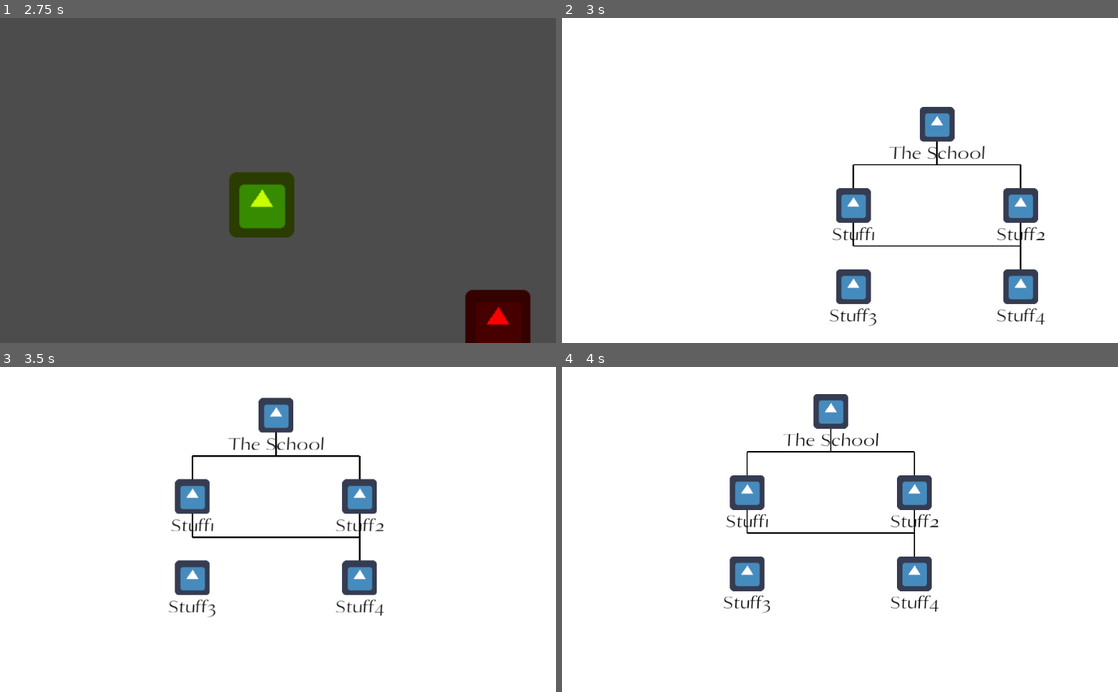
Above: before the commit, frames 1-4 (two rows, left to right).
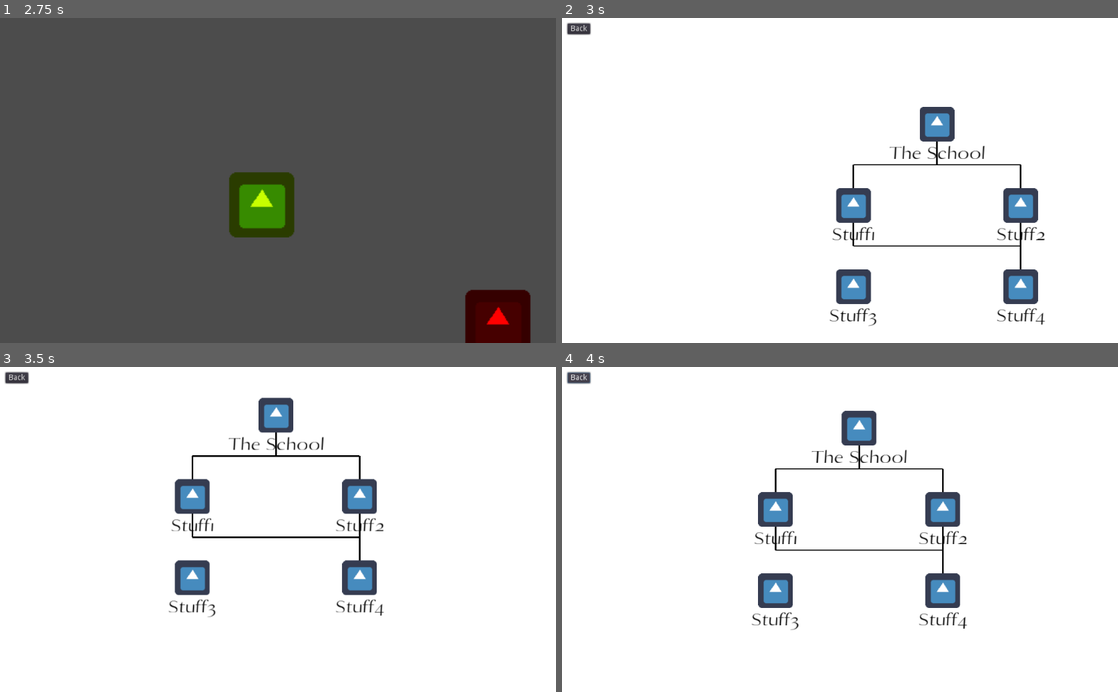
Above: after the commit, the same moments.

Repository: AndreMoukarzel/Grana-Preta
Game: Godot game, scene res://OpeningMenu.tscn
Two runs of this game, one before a commit and one after it. Both use one fixed random seed, a clock stepped at 60 frames per second and the inputs below. The engine's default icon, where the game draws it, is replaced by a stand-in: a white triangle on a blue panel in a dark square.
Inputs (mouse positions are in pixels of both pictures, inside the frame that each line leads up to):
- Up to frame 1 (2.75 s): tap Enter at 0.5 s; move the mouse to (400, 164) at 0.52 s; press the mouse at (400, 164) at 0.53 s; release the mouse at (400, 164) at 1.25 s; tap Space at 1.25 s; drag from (166, 196) to (250, 245) at 1.27 s; move the mouse to (333, 109) at 2.02 s; press the mouse at (333, 109) at 2.03 s
- Up to frame 2 (3 s): release the mouse at (895, 109) at 2.75 s; click (823, 203) at 2.75 s
- Up to frame 3 (3.5 s): no input
- Up to frame 4 (4 s): click (578, 376) at 3.5 s, where only the run after the commit has a clickable "Back"

Frame 1 is identical in both runs. In frame 2, 0.2% of the frame differs, in the area x 0-6%, y 1-6%; in frame 3, 0.2%; in frame 4, 8.1%, in the area x 0-73%, y 1-81%.

Commit message:
Add temporary save that identifies lesson, subject and theme completion

Diff:
--- /dev/null
+++ b/Save.gd
@@ -0,0 +1,191 @@
+extends Node
+
+var completed_lessons = []
+var completed_subjects = []
+var completed_themes = []
+
+func save():
+	var themes_completed = []
+	var subjects_completed = []
+	var lessons_completed = []
+	var questions_failed = []
+	var questions_failed_time = []
+	var money = 0
+#	var total_units = []
+#	# O vetor abaixo indica o tamanho do vetor de armas,
+#	# sequencialmente, para cada unidade do vetor de
+#	# unidades total, e o vetor de armas total tem todas
+#	# as armas sequencialmente, na ordem do total_units
+#	var weapons_vector_size_per_unit = []
+#	var total_weapons = []
+#	var items_vector_size_per_unit = []
+#	var total_items = []
+#
+#	var i = 0
+#	for unit in units_vector:
+#		if unit == null:
+#			units_vector.remove(i)
+#		else:
+#			total_units.append(unit)
+#		i += 1
+#	for unit in barracks:
+#		total_units.append(unit)
+#
+#	for unit in total_units:
+#		for weapon in unit.wpn_vector:
+#			total_weapons.append(weapon)
+#		for item in unit.item_vector:
+#			total_items.append(item)
+#
+#	var units = []
+#	var weapons = []
+#	var items = []
+#
+#	var storage_weapons = []
+#	var storage_items = []
+#
+#	for unit in total_units:
+#		# O numero de armas e items de cada unidade esta guardado ai mesmo
+#		units.append( { id = unit.id, level = unit.level, wpn_num = unit.wpn_vector.size(), item_num = unit.item_vector.size() })
+#	for weapon in total_weapons:
+#		weapons.append( { id = weapon.id, durability = weapon.durability })
+#	for item in total_items:
+#		items.append( { id = item.id, amount = item.amount })
+#
+#	print("Storage weapons:")
+#	print(storage_wpn)
+#	for weapon in storage_wpn:
+#		storage_weapons.append( { id = weapon.id, durability = weapon.durability })
+#	print("Storage items:")
+#	print(storage_itm)
+#	for item in storage_itm:
+#		storage_items.append( { id = item.id, amount = item.amount })
+#
+#	# Begin dictionary
+#	var savedict = {
+#		first_play = first_play,
+#		stage = stage,
+#		quesha = quesha,
+#		victory = victory,
+#
+#		active_units_size = units_vector.size(),
+#		barracks_units_size = barracks.size(),
+#
+#		units = units,
+#		weapons = weapons,
+#		items = items,
+#
+#		storage_weapons = storage_weapons,
+#		storage_items = storage_items
+#		}
+#
+#	return savedict
+
+
+
+#func save_game():
+#	var savegame = File.new()
+#	var savedata = save()
+#	savegame.open("user://savegame.save", File.WRITE)
+#	savegame.store_line(savedata.to_json())
+#	savegame.close()
+#
+#
+#func load_game():
+#	var savegame = File.new()
+#	if !savegame.file_exists("user://savegame.save"):
+#		return #Error!  We don't have a save to load
+#
+#	savegame.open("user://savegame.save", File.READ)
+#	var savedata = {}
+#	savedata.parse_json(savegame.get_as_text())
+#	savegame.close()
+#
+#	first_play = savedata.first_play
+#
+#	if first_play == 1:
+#		return #Just came back from a party wipe
+#
+#	stage = savedata.stage
+#	quesha = savedata.quesha
+#	victory = savedata.victory
+#
+#	var wpns_iter
+#	var current_wpn = 0
+#	var items_iter
+#	var current_item = 0
+#
+#	for i in range(0, savedata.active_units_size):
+#		wpns_iter = 0
+#		items_iter = 0
+#
+#		var u = savedata.units[i]
+#		units_vector.append(Unit.new(u.id, u.level, char_database))
+#		while (wpns_iter < u.wpn_num):
+#			units_vector[i].wpn_vector.append(weapon.new(savedata.weapons[current_wpn].id, wpn_database))
+#			units_vector[i].wpn_vector[wpns_iter].durability = savedata.weapons[current_wpn].durability
+#			wpns_iter += 1
+#			current_wpn += 1
+#		while (items_iter < u.item_num):
+#			units_vector[i].item_vector.append(item.new(savedata.items[current_item].id, item_database))
+#			units_vector[i].item_vector[items_iter].amount = savedata.items[current_item].amount
+#			items_iter += 1
+#			current_item += 1
+#
+#	for i in range(savedata.active_units_size, savedata.active_units_size + savedata.barracks_units_size):
+#		print (savedata.active_units_size)
+#		print (savedata.barracks_units_size)
+#		wpns_iter = 0
+#		items_iter = 0
+#
+#		var u = savedata.units[i]
+#		barracks.append(Unit.new(u.id, u.level, char_database))
+#		while (wpns_iter < u.wpn_num):
+#			barracks[i - savedata.active_units_size].wpn_vector.append(weapon.new(savedata.weapons[current_wpn].id, wpn_database))
+#			barracks[i - savedata.active_units_size].wpn_vector[wpns_iter].durability = savedata.weapons[current_wpn].durability
+#			wpns_iter += 1
+#			current_wpn += 1
+#		while (items_iter < u.item_num):
+#			barracks[i - savedata.active_units_size].item_vector.append(item.new(savedata.items[current_item].id, item_database))
+#			barracks[i - savedata.active_units_size].item_vector[items_iter].amount = savedata.items[current_item].amount
+#			items_iter += 1
+#			current_item += 1
+#
+#	if (current_wpn != savedata.weapons.size() or current_item != savedata.items.size()):
+#		#Error handler, did not load correctly
+#		print("Error loading data!")
+#
+#	current_wpn = 0
+#	current_item = 0
+#
+#	for wpn in savedata.storage_weapons:
+#		storage_wpn.append(weapon.new(wpn.id, wpn_database))
+#		storage_wpn[current_wpn].durability = wpn.durability
+#		current_wpn += 1
+#	for itm in savedata.storage_items:
+#		storage_itm.append(item.new(itm.id, item_database))
+#		storage_itm[current_item].amount = itm.amount
+#		current_item += 1
+#
+#	if (current_wpn != savedata.storage_weapons.size() or current_item != savedata.storage_items.size()):
+#		#Error handler, did not load correctly
+#		print("Error loading data!")
+#
+#	print ("Finished loading data!")
+#
+#	scn = management_scn
+#	get_node("Music").set_stream(load("res://resources/sounds/bgm/Management.ogg"))
+#	get_node("Music").set_loop(true)
+#	get_node("Music").play()
+#
+#	var level = scn.instance()
+#	get_node("level").set_name("old")
+#	level.set_name("level")
+#
+#	level.active_units = units_vector
+#	level.barracks_units = barracks
+#	level.storage_weapons = storage_wpn
+#	level.storage_items = storage_itm
+#	add_child(level)
+#	get_node("old").queue_free()
+#	# Continue population weapons and items, need more details on unit maybe
--- a/project.godot
+++ b/project.godot
@@ -19,6 +19,10 @@
 run/main_scene="res://OpeningMenu.tscn"
 config/icon="res://school/lock.png"
 
+[autoload]
+
+Save="*res://Save.gd"
+
 [display]
 
 window/handheld/emulate_touchscreen=true
--- a/school/School.gd
+++ b/school/School.gd
@@ -1,19 +1,23 @@
 extends Control
 
+const THEME_TREE_SCN = preload("res://school/Themes/ThemeTree.tscn")
 const SUBJ_TREE_SCN = preload("res://school/Subjects/SubjectTree.tscn")
 const LESSON_SCN = preload("res://school/Lessons/Lesson.tscn")
 
-var completed_lessons = []
-var completed_subjects = []
-var completed_themes = []
-
-
-func _on_TextureButton_pressed():
-	instance_test_theme()
+var last_theme
 
 
 func _ready():
 	$Background/Panel.rect_size = OS.get_screen_size()
+
+
+func add_theme_tree():
+	var ThemeTree = THEME_TREE_SCN.instance()
+
+	for child in get_children():
+		if child.get_name() != "Background" and child.get_name() != "HUD":
+			child.queue_free()
+	add_child(ThemeTree)
 
 
 func add_subject_tree(theme_name):
@@ -40,11 +44,11 @@
 	var all_lessons = school_db.get_subject_info(subject_id)
 
 	print("lesson ", id, " completed")
-	completed_lessons.append(id)
+	Save.completed_lessons.append(id)
 	for lesson in all_lessons:
 		var lesson_id = lesson_db.get_lesson_id(lesson)
 
-		if not completed_lessons.has(lesson_id): # a lesson from subject was not completed
+		if not Save.completed_lessons.has(lesson_id): # a lesson from subject was not completed
 			return
 
 	complete_subject(subject_id)
@@ -57,11 +61,11 @@
 	var all_subjects = school_db.get_theme_info(theme_id)
 
 	print("subject ", subject_id, " completed")
-	completed_subjects.append(subject_id)
+	Save.completed_subjects.append(subject_id)
 	for subject in all_subjects:
 		var sub_id = school_db.get_subject_id(subject)
 
-		if not completed_subjects.has(sub_id): # a subject from theme was not completed
+		if not Save.completed_subjects.has(sub_id): # a subject from theme was not completed
 			return
 
 	complete_theme(theme_id)
@@ -69,7 +73,7 @@
 
 func complete_theme(theme_id):
 	print("theme ", theme_id, " completed")
-	completed_themes.append(theme_id)
+	Save.completed_themes.append(theme_id)
 
 
 func instance_test_lesson():
@@ -94,3 +98,8 @@
 	Theme.rect_position = Vector2(100, 100)
 	$ThemeTree.add_child(Theme)
 	Theme.setup(db.get_theme_name(0), db.get_theme_icon(0))
+
+
+
+func _on_Back_pressed():
+	add_theme_tree()
--- a/school/School.tscn
+++ b/school/School.tscn
@@ -1,8 +1,7 @@
-[gd_scene load_steps=5 format=2]
+[gd_scene load_steps=4 format=2]
 
 [ext_resource path="res://school/School.gd" type="Script" id=1]
 [ext_resource path="res://school/Themes/ThemeTree.tscn" type="PackedScene" id=2]
-[ext_resource path="res://icon.png" type="Texture" id=3]
 
 [sub_resource type="StyleBoxFlat" id=1]
 bg_color = Color( 1, 1, 1, 1 )
@@ -23,12 +22,13 @@
 margin_top = -1.0
 margin_bottom = -1.0
 
-[node name="TextureButton" type="TextureButton" parent="ThemeTree"]
-visible = false
-margin_left = 481.935
-margin_top = 148.996
-margin_right = 545.935
-margin_bottom = 212.996
-texture_normal = ExtResource( 3 )
+[node name="HUD" type="CanvasLayer" parent="."]
 
-[connection signal="pressed" from="ThemeTree/TextureButton" to="." method="_on_TextureButton_pressed"]
+[node name="Back" type="Button" parent="HUD"]
+margin_left = 10.0
+margin_top = 10.0
+margin_right = 52.0
+margin_bottom = 30.0
+text = "Back"
+
+[connection signal="pressed" from="HUD/Back" to="." method="_on_Back_pressed"]
--- a/school/Subjects/SubjectLesson.gd
+++ b/school/Subjects/SubjectLesson.gd
@@ -9,7 +9,6 @@
 
 
 func setup(name, size):
-	var School = get_tree().get_root().get_node("School")
 	var db = LESSON_DB.new()
 
 	self.id = db.get_lesson_id(name)
@@ -25,7 +24,7 @@
 	elif type == "question":
 		pass
 
-	if School.completed_lessons.has(id): # lesson previously completed
+	if Save.completed_lessons.has(id): # lesson previously completed
 		set_completed()
 
 	$Title.text = name
